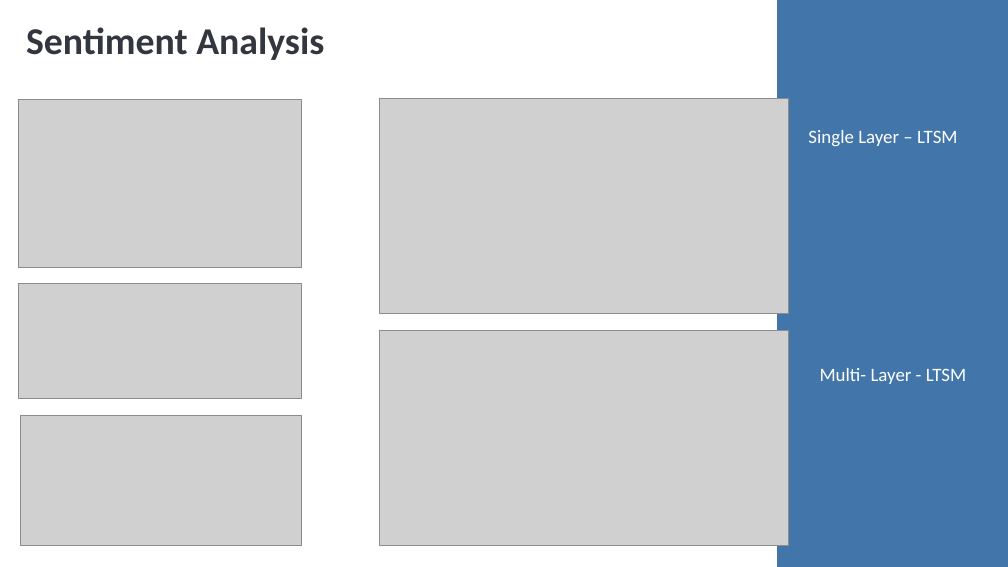
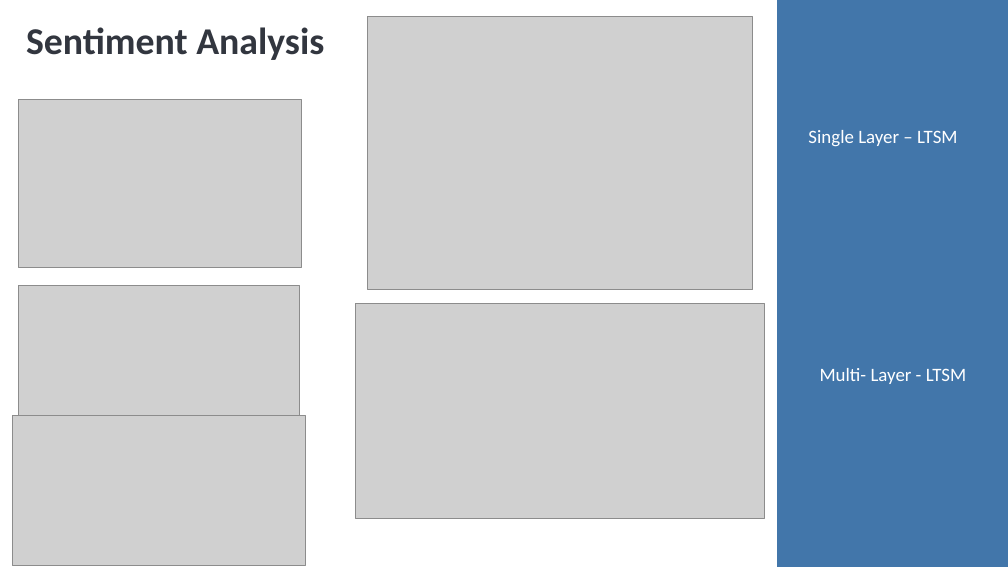
Before and after one commit to Asheladia/Arbetrade, a slide deck: slide 3 of Trading Spaces LTSM for SPY.pptx (slide 4 before the commit). Drawn at 1008x567 pixels with LibreOffice and Linux fonts; fonts in the diff are those of the drawing; grey boxes stand for pictures. Boxes give left, top, right and bottom in pixels: in the first picture for what was removed or moved away, otherwise in the second. Text is boxed around its words. In the diff, an @@ line names an element or a change of style, - is before the commit and + after.

```diff
--- a/Trading Spaces LTSM for SPY.pptx
+++ b/Trading Spaces LTSM for SPY.pptx
@@ picture resized from (x1=380, y1=98, x2=789, y2=313) to (x1=368, y1=17, x2=753, y2=290) @@
@@ picture moved from (x1=20, y1=415, x2=302, y2=546) to (x1=18, y1=285, x2=299, y2=416) @@
@@ picture removed at (x1=18, y1=284, x2=302, y2=399) @@
@@ picture moved from (x1=380, y1=331, x2=789, y2=546) to (x1=355, y1=303, x2=765, y2=518) @@
@@ picture added at (x1=12, y1=416, x2=306, y2=566) @@
```
Also in this commit, not shown: 2 other slides changed, 1 slide removed, 32 other files.
